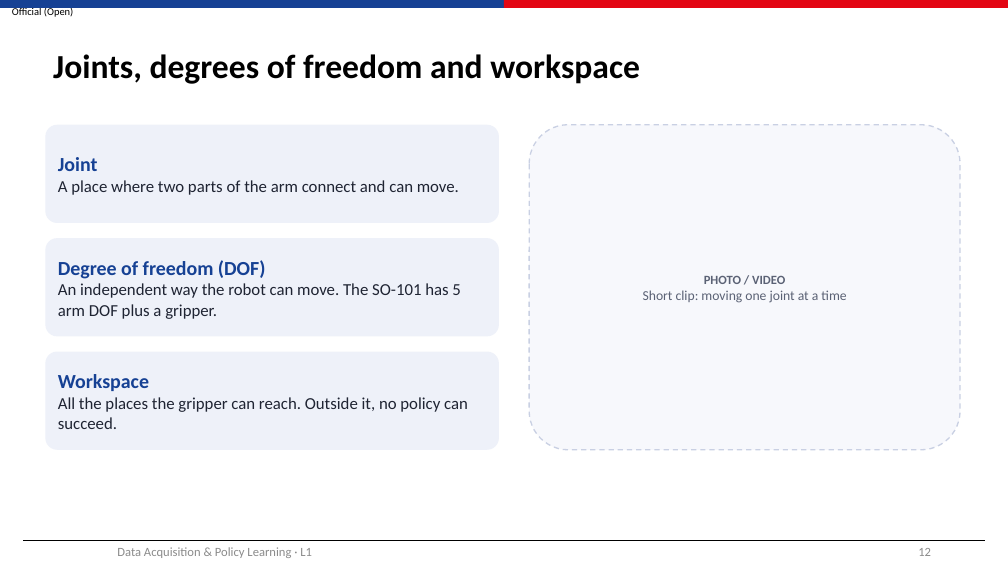
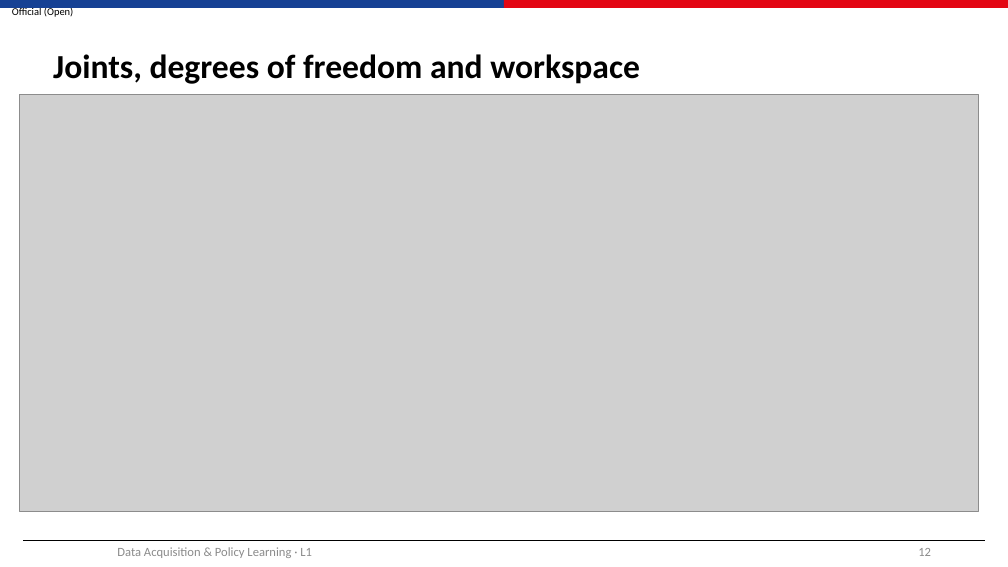
Before and after one commit to nyp-sit/Data-Acquisition-Policy-Learning, a slide deck: slide 12 of L1/L1_Physical_AI_How_a_Robot_Learns_with_Humanoid_Extension.pptx. Drawn at 1008x567 pixels with LibreOffice and Linux fonts; fonts in the diff are those of the drawing; grey boxes stand for pictures. Boxes give left, top, right and bottom in pixels: in the first picture for what was removed or moved away, otherwise in the second. Text is boxed around its words. In the diff, an @@ line names an element or a change of style, - is before the commit and + after.

```diff
--- a/L1/L1_Physical_AI_How_a_Robot_Learns_with_Humanoid_Extension.pptx
+++ b/L1/L1_Physical_AI_How_a_Robot_Learns_with_Humanoid_Extension.pptx
@@ picture added at (19, 95, 979, 511) @@
@@ rounded rectangle removed at (45, 125, 499, 223) @@
-Joint
-A place where two parts of the arm connect and can move.
@@ rounded rectangle removed at (529, 125, 960, 450) @@
-PHOTO / VIDEO
-Short clip: moving one joint at a time
@@ rounded rectangle removed at (45, 238, 499, 337) @@
-Degree of freedom (DOF)
-An independent way the robot can move. The SO-101 has 5 arm DOF plus a gripper.
@@ rounded rectangle removed at (45, 352, 499, 450) @@
-Workspace
-All the places the gripper can reach. Outside it, no policy can succeed.
```
Also in this commit, not shown: 2 other slides changed, 1 other file.
